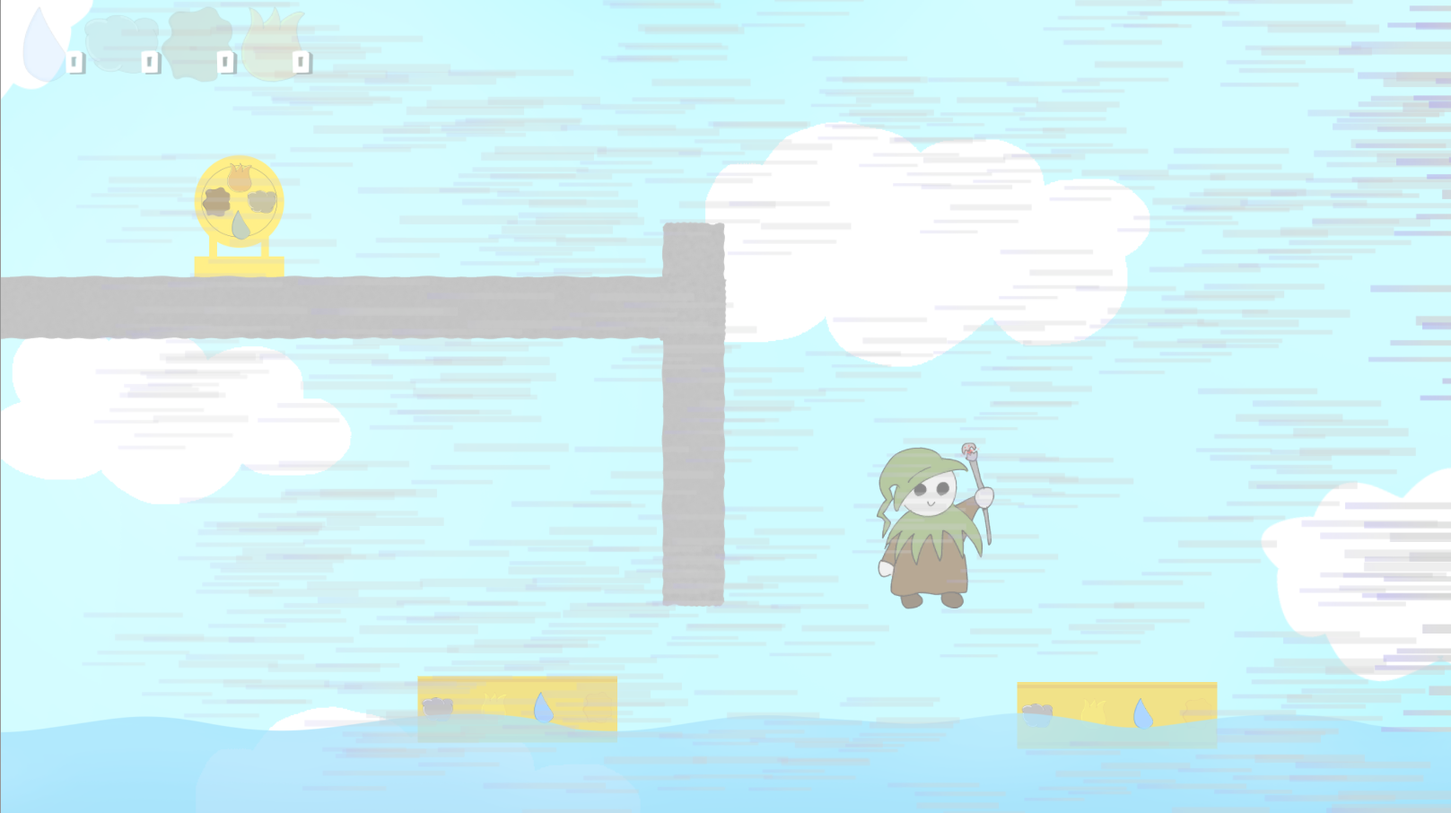
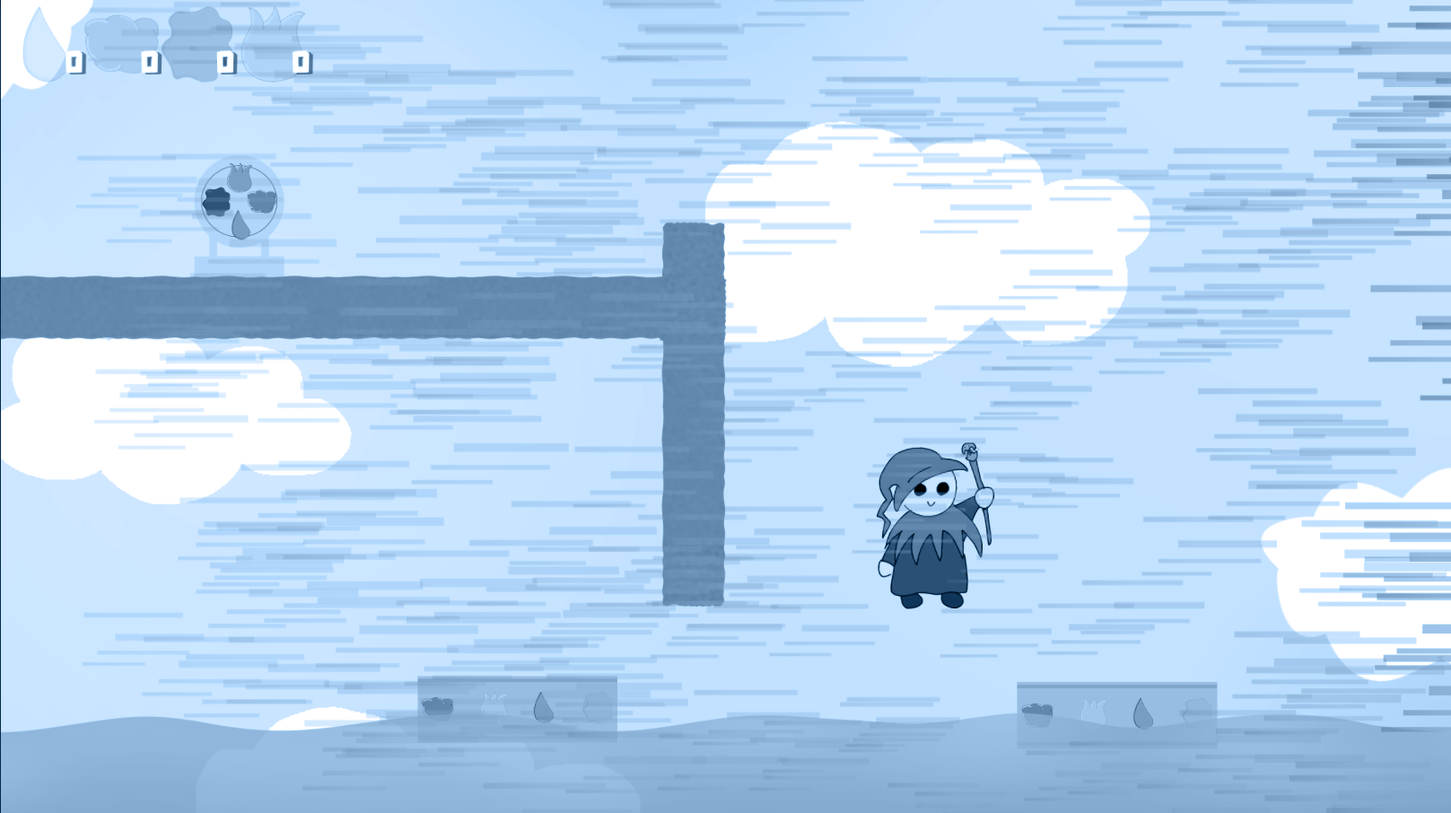
Layers edited between the first and the second 1451x813 image:
"Layer 1": opacity 70% → 100%, blend screen → color, painted on it over [0, 0, 1451, 813]
